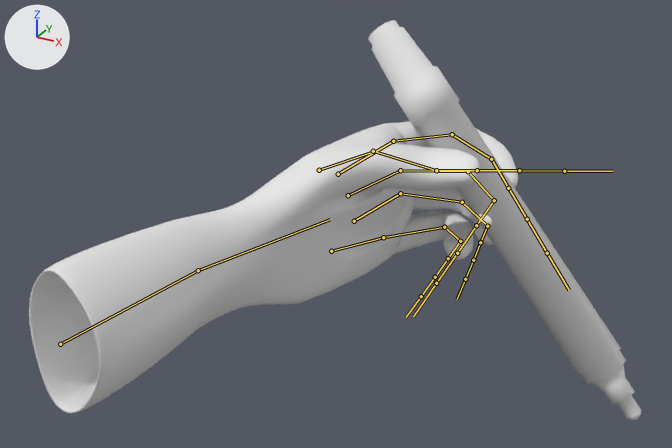
Renders of the FBX model 3D_Assets/handussi.fbx from each side of a commit.
Rendered twice from a camera (50 mm lens) standing at (0.66, -3.11, 3.99) and looking at (-0.72, -0.61, 2.74). The axes (+X, +Y, +Z) are drawn at upper left. The lights are the same throughout. Both versions are drawn at frame 20 of the action 'Armature.001|Armature.001|Armature.001|Cube.001Action'; the numbers are the values there. The bones that bend it are drawn over the model as lines.

The first picture shows 'Cube.001', 'tussi'.
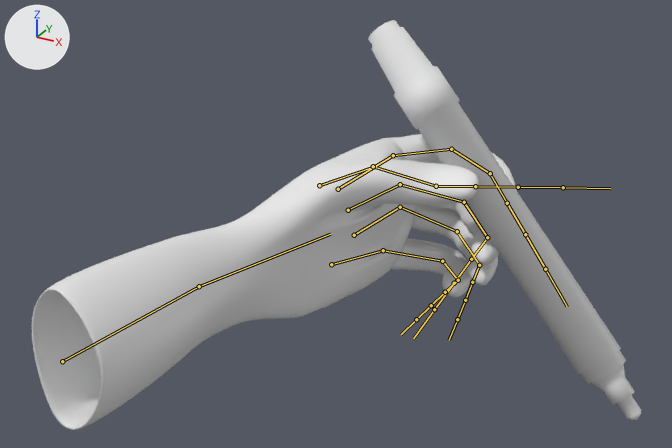
Where the change shows, as pixel boxes (x1, y1, x2, y2) in the pictures (672 x 448 px):
'Cube.001', posed: before (29, 121, 518, 413); after (32, 134, 517, 430)
bone 'b_arm', root to tip: before (60, 344) to (198, 270); after (62, 361) to (199, 286)
bone 'b_midf1', root to tip: before (400, 170) to (468, 171); after (400, 184) to (464, 202)
bone 'b_ringF1', root to tip: before (400, 193) to (462, 202); after (400, 207) to (457, 231)
bone 'b_pinkyF1', root to tip: before (383, 237) to (444, 227); after (383, 250) to (442, 261)

Patch to the scene script:
```diff
--- a/3D_Assets/handussi.fbx.py
+++ b/3D_Assets/handussi.fbx.py
@@ bone_b_arm @@
 bone_b_arm = bpy.data.objects['Armature.001'].pose.bones['b_arm']
-bone_b_arm.location = (-1.925, 1.707, 2.378)
+bone_b_arm.location = (-1.925, 1.602, 2.378)
@@ bone_b_midf1 @@
 bone_b_midf1 = bpy.data.objects['Armature.001'].pose.bones['b_midf1']  # child of 'b_basemidF'
-bone_b_midf1.rotation_quaternion = (0.89, 0.065, 0.03, -0.45)  # degrees (5, 6, -53)
+bone_b_midf1.rotation_quaternion = (0.89, -0.065, 0.094, -0.441)  # degrees (-12, 6, -53)
@@ bone_b_ringf1 @@
 bone_b_ringf1 = bpy.data.objects['Armature.001'].pose.bones['b_ringF1']  # child of 'b_baseringf'
-bone_b_ringf1.rotation_quaternion = (0.811, 0.005, -0.02, -0.584)  # degrees (2, -2, -72)
+bone_b_ringf1.rotation_quaternion = (0.803, -0.119, 0.069, -0.58)  # degrees (-16, -2, -72)
@@ bone_b_pinkyf1 @@
 bone_b_pinkyf1 = bpy.data.objects['Armature.001'].pose.bones['b_pinkyF1']  # child of 'b_basepinkyf'
-bone_b_pinkyf1.rotation_quaternion = (0.914, 0.082, -0.135, -0.375)  # degrees (15, -11, -46)
+bone_b_pinkyf1.rotation_quaternion = (0.913, -0.09, -0.062, -0.393)  # degrees (-7, -11, -46)
```
